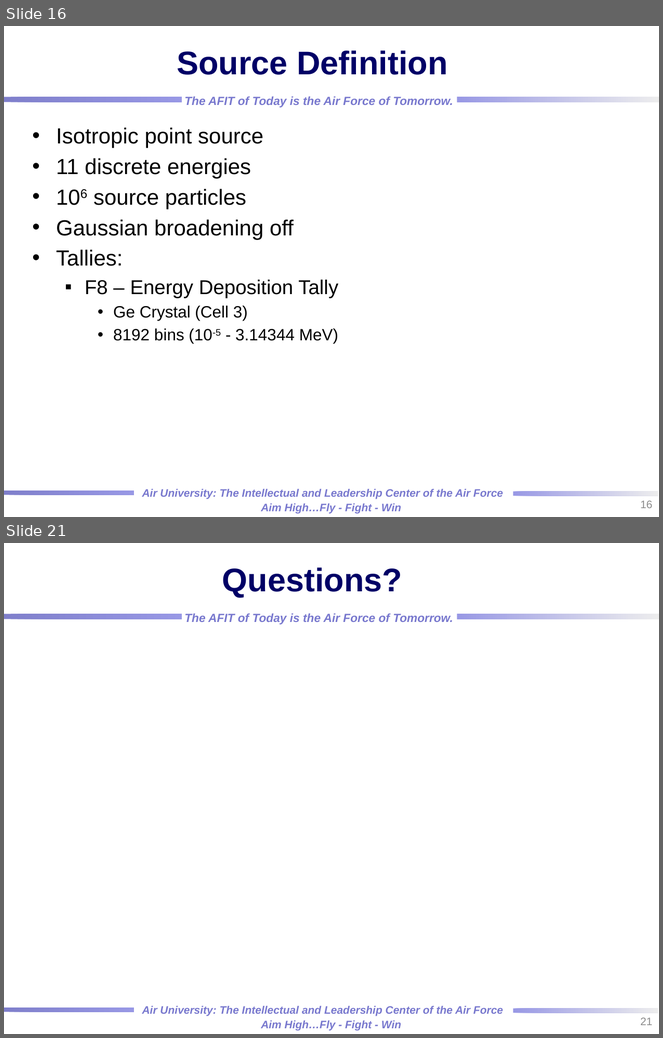
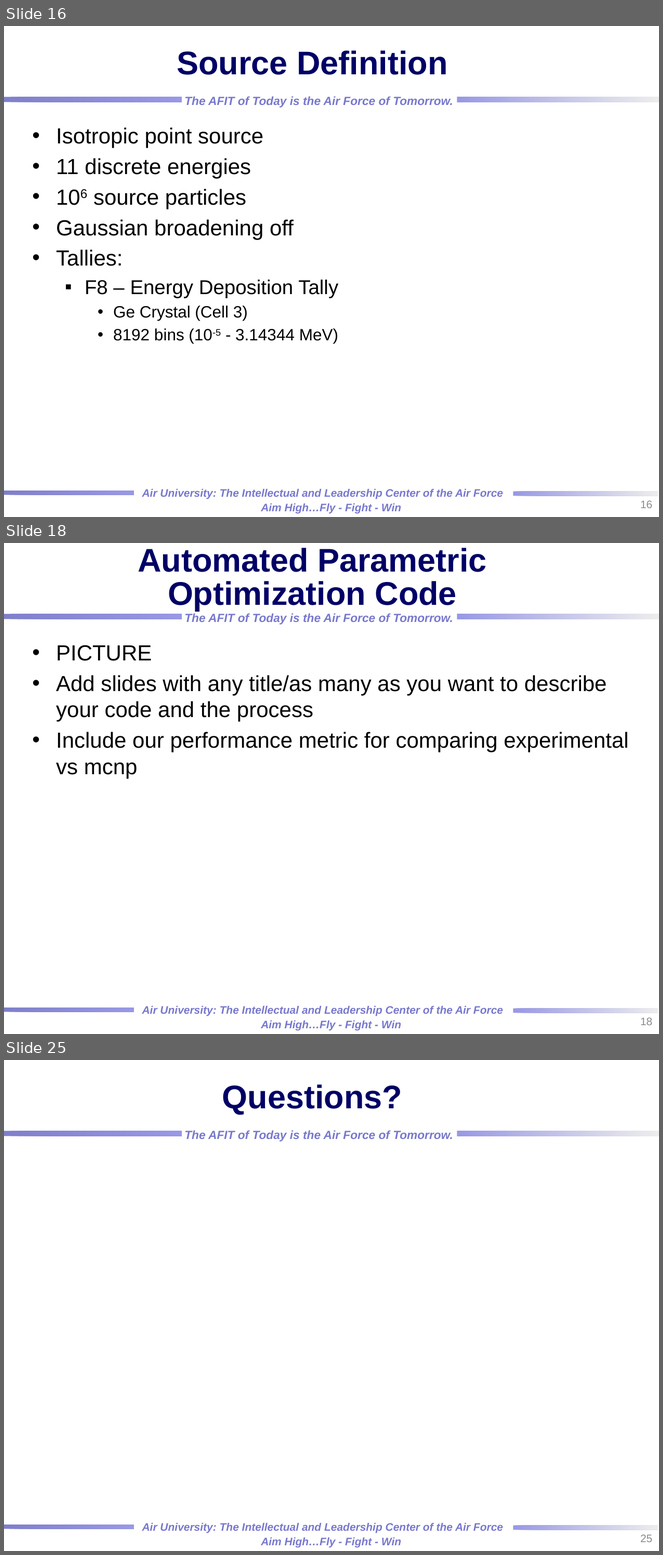
Before and after one commit to rtorzilli/GeDetector-Project, a slide deck: Report/HPGe_Automation Optimization_MCNP_Model.pptx. Shown one above the other, each under a label of ours: slides 16 and 21 before the commit, slides 16, 18 and 25 after it; the slides between them are not shown. The pictures are 663x1038 and 663x1555 pixels, drawn with LibreOffice and Linux fonts; fonts in the diff are those of the drawing; background and template pictures are left out. Boxes give left, top, right and bottom in pixels: in the first picture for what was removed or moved away, otherwise in the second. Text is boxed around its words. In the diff, an @@ line names an element or a change of style, - is before the commit and + after.

```diff
--- a/Report/HPGe_Automation Optimization_MCNP_Model.pptx
+++ b/Report/HPGe_Automation Optimization_MCNP_Model.pptx
@@ slide 18 added at (x1=4, y1=543, x2=659, y2=1034), background picture (left out); not listed: 7 template elements that a slide beside it also shows @@
@@ title added at (x1=138, y1=548, x2=487, y2=611), 36 pt, text #000066, bold @@
+Automated Parametric Optimization Code
@@ text added at (x1=56, y1=645, x2=629, y2=779), 24 pt, text #000000 @@
+• PICTURE
+• Add slides with any title/as many as you want to describe your code and the process
+• Include our performance metric for comparing experimental vs mcnp
@@ page number added at (x1=640, y1=1018, x2=652, y2=1026), 12 pt, text #8C8C8C @@
+18
@@ what was slide 21 is now slide 25 @@
@@ page number at (x1=640, y1=1535, x2=652, y2=1543): text changed @@
-21
+25
```
Also in this commit, not shown: 5 slides changed, 4 other slides added, 1 slide removed, 1 other file.
